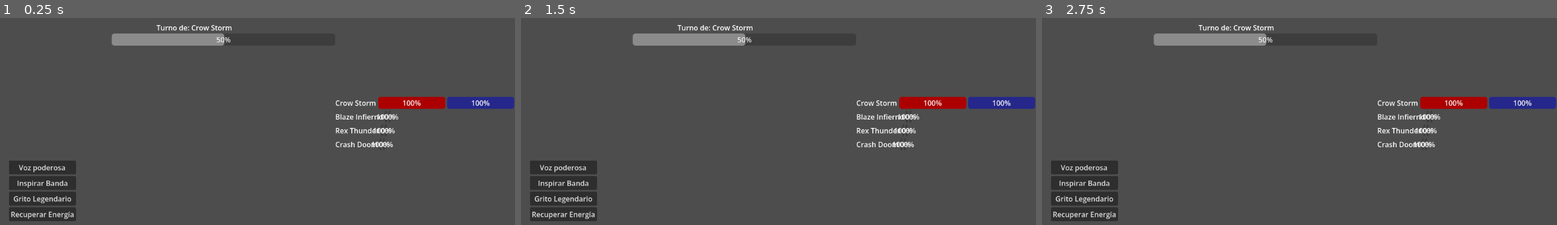
Above: before the commit, frames 1-3 (left to right).
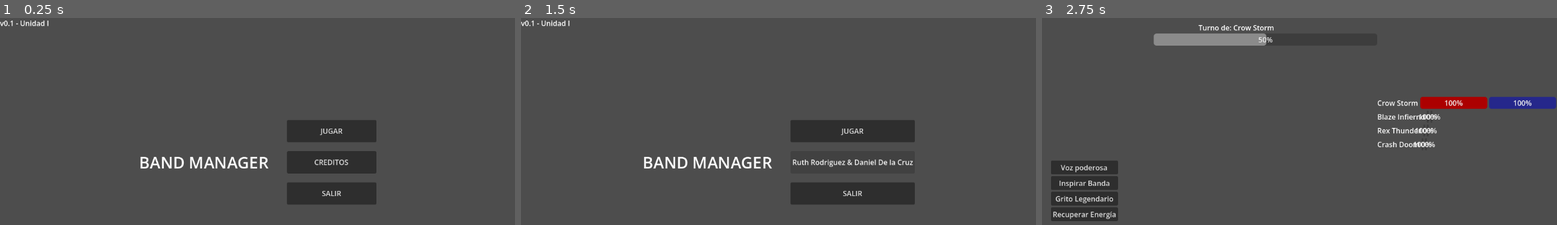
Above: after the commit, the same moments.

Repository: LeonelAcostaCruz/band-manager-battle-bands
Game: Godot game, scene res://scenes/ui/MainMenu.tscn
Two runs of this game, one before a commit and one after it. Both use one fixed random seed, a clock stepped at 60 frames per second and the inputs below. Before the commit the project starts from res://scenes/battle/BattleScene.tscn.
Inputs (mouse positions are in pixels of both pictures, inside the frame that each line leads up to):
- Up to frame 1 (0.25 s): no input
- Up to frame 2 (1.5 s): click (850, 162) at 0.5 s, where only the run after the commit has a clickable "CREDITOS"; click (850, 162) at 1.25 s, where only the run after the commit has a clickable "Ruth Rodriguez & Daniel De la…"
- Up to frame 3 (2.75 s): click (1371, 131) at 2 s, where only the run after the commit has a clickable "JUGAR"

The runs differ from the first frame. In frame 1, 13% of the frame differs, in the area x 0-100%, y 1-99%; in frame 2, 13%; in frame 3, nothing differs.

Commit message:
feat: agregar menu principal funcional con navegacion a batalla

Diff:
--- a/project.godot
+++ b/project.godot
@@ -11,7 +11,7 @@
 [application]
 
 config/name="BandManager"
-run/main_scene="uid://chjx8ylkj7pgo"
+run/main_scene="uid://cff0wmwhxtnwy"
 config/features=PackedStringArray("4.6", "Forward Plus")
 config/icon="res://icon.svg"
 
--- /dev/null
+++ b/scenes/ui/MainMenu.gd
@@ -0,0 +1,19 @@
+extends Control
+
+func _ready():
+	Input.mouse_mode=Input.MOUSE_MODE_VISIBLE
+
+func _on_btn_jugar_pressed():
+	get_tree().change_scene_to_file("res://scenes/battle/BattleScene.tscn")
+
+func _on_btn_creditos_pressed():
+	$Contenido/Botones/BtnCreditos.text = "Ruth Rodriguez & Daniel De la Cruz"
+	await get_tree().create_timer(2.0).timeout
+	$Contenido/Botones/BtnCreditos.text= "CREDITOS"
+
+func _on_bnt_salir_pressed():
+	get_tree().quit()
+
+
+func _on_btn_salir_pressed() -> void:
+	pass # Replace with function body.
--- a/scenes/ui/MainMenu.tscn
+++ b/scenes/ui/MainMenu.tscn
@@ -1,3 +1,75 @@
 [gd_scene format=3 uid="uid://cff0wmwhxtnwy"]
 
-[node name="MainMenu" type="Node2D" unique_id=1062558583]
+[ext_resource type="Script" uid="uid://bqd8iswt5mip" path="res://scenes/ui/MainMenu.gd" id="1_vjtqc"]
+
+[node name="MainMenu" type="Control" unique_id=916069917]
+layout_mode = 3
+anchors_preset = 15
+anchor_right = 1.0
+anchor_bottom = 1.0
+grow_horizontal = 2
+grow_vertical = 2
+script = ExtResource("1_vjtqc")
+
+[node name="Background" type="TextureRect" parent="." unique_id=95441409]
+layout_mode = 0
+offset_right = 40.0
+offset_bottom = 40.0
+
+[node name="Contenido" type="BoxContainer" parent="." unique_id=1123618642]
+layout_mode = 1
+anchors_preset = 8
+anchor_left = 0.5
+anchor_top = 0.5
+anchor_right = 0.5
+anchor_bottom = 0.5
+offset_left = -265.5
+offset_top = -95.0
+offset_right = 265.5
+offset_bottom = 95.0
+grow_horizontal = 2
+grow_vertical = 2
+theme_override_constants/separation = 20
+alignment = 1
+
+[node name="TituloLabel" type="Label" parent="Contenido" unique_id=1479307233]
+layout_mode = 2
+theme_override_font_sizes/font_size = 36
+text = "BAND MANAGER"
+horizontal_alignment = 1
+
+[node name="SubtituloLabel" type="Label" parent="Contenido" unique_id=178083733]
+layout_mode = 2
+theme_override_font_sizes/font_size = 20
+
+[node name="Botones" type="BoxContainer" parent="Contenido" unique_id=320057029]
+layout_mode = 2
+theme_override_constants/separation = 20
+alignment = 1
+vertical = true
+
+[node name="BtnJugar" type="Button" parent="Contenido/Botones" unique_id=1881242327]
+custom_minimum_size = Vector2(200, 50)
+layout_mode = 2
+text = "JUGAR"
+
+[node name="BtnCreditos" type="Button" parent="Contenido/Botones" unique_id=1666083901]
+custom_minimum_size = Vector2(200, 50)
+layout_mode = 2
+text = "CREDITOS"
+
+[node name="BtnSalir" type="Button" parent="Contenido/Botones" unique_id=1333805861]
+custom_minimum_size = Vector2(200, 50)
+layout_mode = 2
+text = "SALIR"
+
+[node name="VersionLabel" type="Label" parent="." unique_id=1727029746]
+layout_mode = 0
+offset_right = 40.0
+offset_bottom = 23.0
+text = "v0.1 - Unidad I"
+horizontal_alignment = 2
+
+[connection signal="pressed" from="Contenido/Botones/BtnJugar" to="." method="_on_btn_jugar_pressed"]
+[connection signal="pressed" from="Contenido/Botones/BtnCreditos" to="." method="_on_btn_creditos_pressed"]
+[connection signal="pressed" from="Contenido/Botones/BtnSalir" to="." method="_on_btn_salir_pressed"]
Not shown, added: scenes/ui/MainMenu.gd.uid
Not shown, changed: .gitignore
Not shown, added: readme.md
